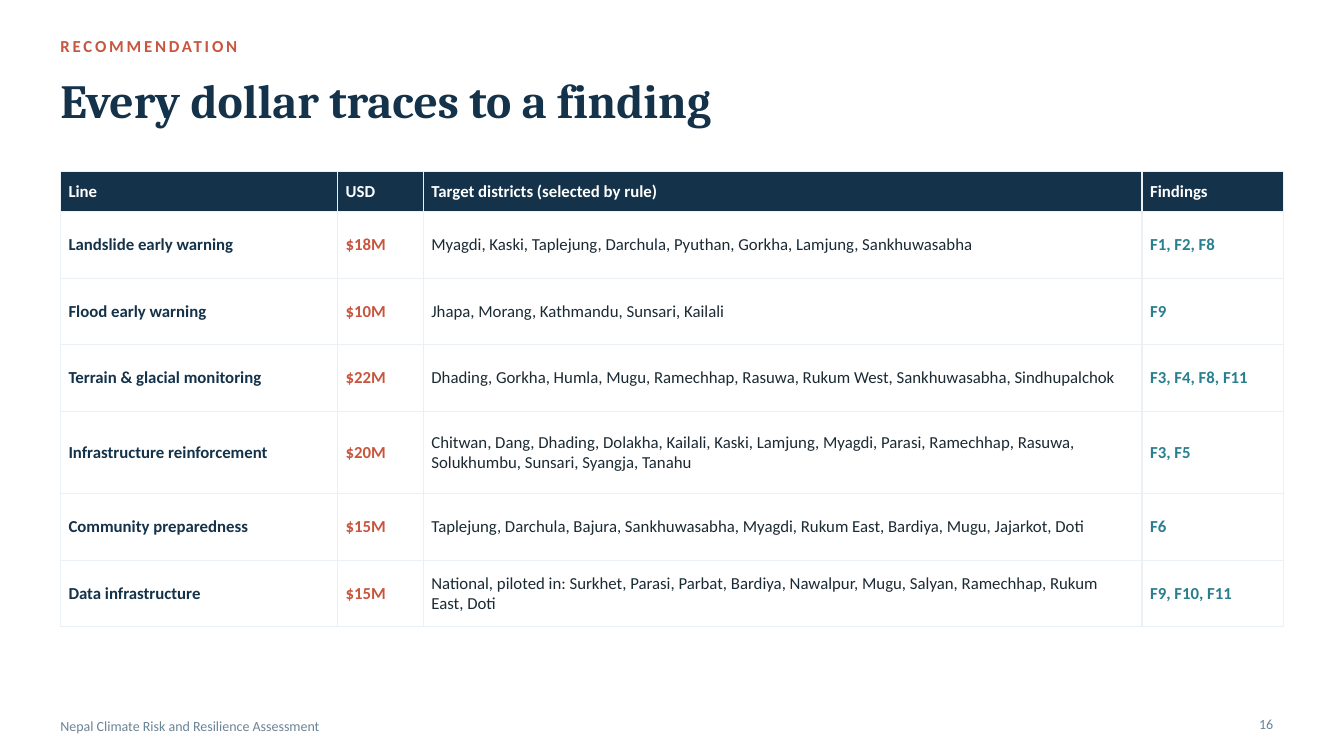
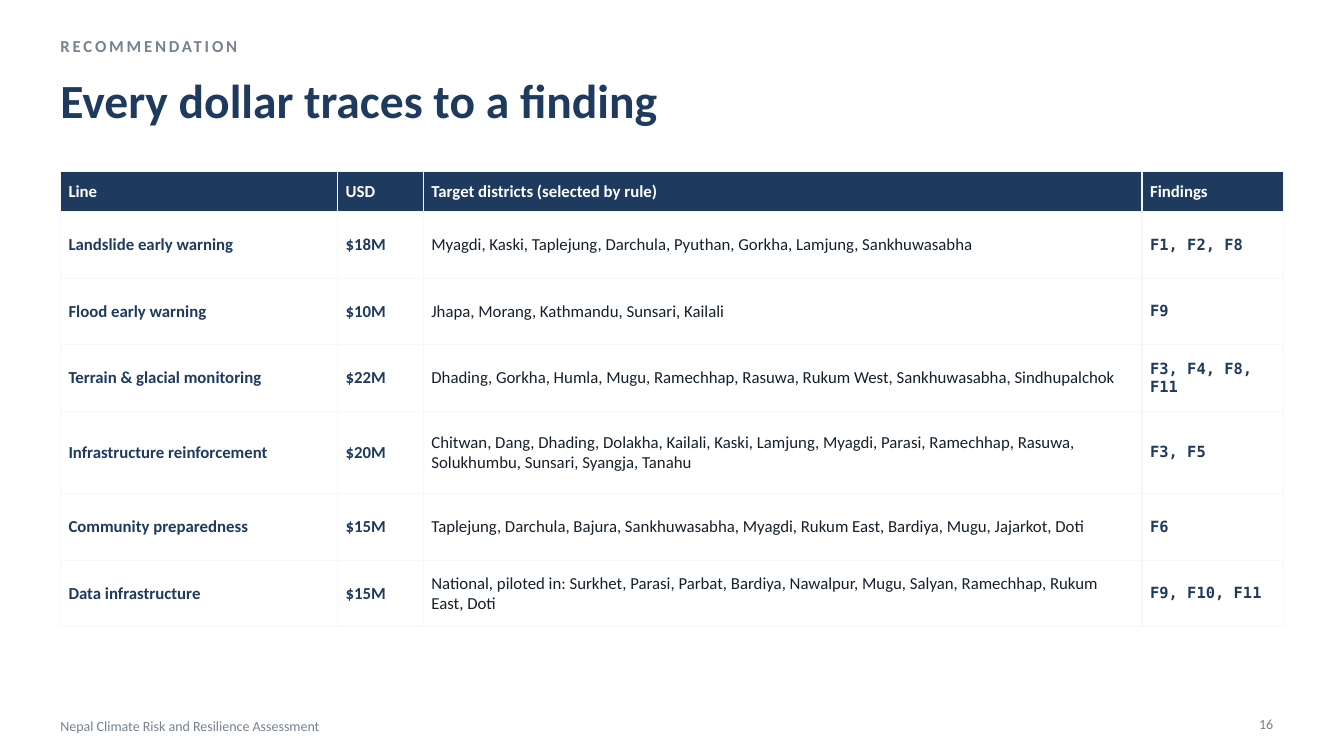
Before and after one commit to CodeWithDonKay/nepal-climate-risk, a slide deck: slide 16 of Nepal_Climate_Risk_Deck.pptx. Drawn at 1344x756 pixels with LibreOffice and Linux fonts; fonts in the diff are those of the drawing. Boxes give left, top, right and bottom in pixels: in the first picture for what was removed or moved away, otherwise in the second. Text is boxed around its words. In the diff, an @@ line names an element or a change of style, - is before the commit and + after.

Commit message:
Restyle slide deck to match the app's design system

```diff
--- a/Nepal_Climate_Risk_Deck.pptx
+++ b/Nepal_Climate_Risk_Deck.pptx
@@ text "RECOMMENDATION" at (60, 35, 968, 68): text colour #C8553D to #76838F @@
@@ title "Every dollar traces to a ..." at (60, 84, 657, 126): font Cambria to Calibri, text colour #14324A to #1F3A5F @@
@@ table at (60, 171, 1284, 615) @@
@@ fill #14324A to #1F3A5F in row 1 @@
@@ text colour #14324A to #1F3A5F in "Landslide early warning", "Flood early warning", "Terrain & glacial monitoring", "Infrastructure reinforcement" and 2 more places @@
@@ text colour #C8553D to #1F3A5F in "$18M", "$10M", "$22M", "$20M" and 2 more places @@
@@ text colour #1B2A33 to #14202B in "Myagdi, Kaski, Taplejung, Darchula, Pyuthan, Gorkha, Lamjung ...", "Jhapa, Morang, Kathmandu, Sunsari, Kailali", "Dhading, Gorkha, Humla, Mugu, Ramechhap, Rasuwa, Rukum ...", "Chitwan, Dang, Dhading, Dolakha, Kailali, Kaski, Lamjung, ..." and 2 more places @@
@@ size 12 to 11 pt, font Calibri to DejaVu Sans Mono, text colour #2A7F8E to #1F3A5F in "F1, F2, F8", "F9", "F3, F4, F8, F11", "F3, F5" and 2 more places @@
@@ borders changed @@
```
Also in this commit, not shown: 17 other slides changed, 1 other file.
